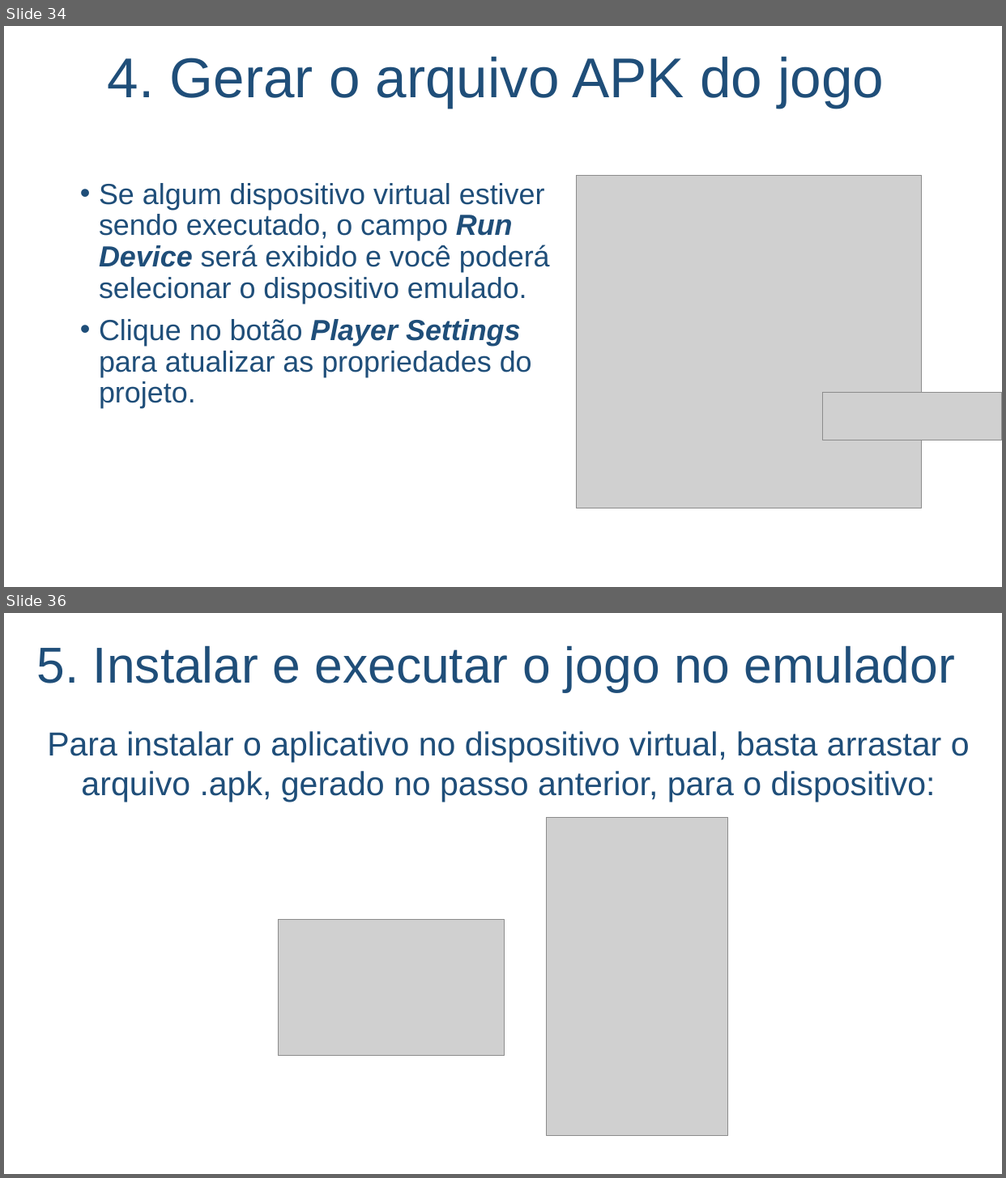
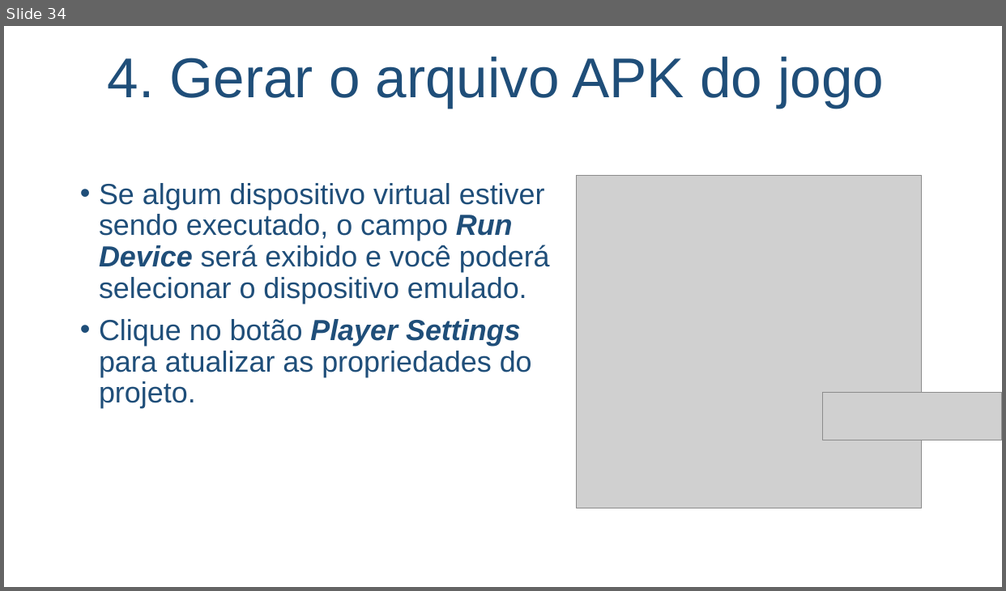
Before and after one commit to salmo-jr/public-slides, a slide deck: building-games-for-Android.pptx. Shown one above the other, each under a label of ours: slides 34 and 36 before the commit, slide 34 after it; the slides between them are not shown. The pictures are 1006x1178 and 1006x591 pixels, drawn with LibreOffice and Linux fonts; fonts in the diff are those of the drawing; grey boxes stand for pictures; background and template pictures are left out. Boxes give left, top, right and bottom in pixels: in the first picture for what was removed or moved away, otherwise in the second. Text is boxed around its words. In the diff, an @@ line names an element or a change of style, - is before the commit and + after.

Commit message:
atualização dos slides para 2019; inserção do slide de referências

```diff
--- a/building-games-for-Android.pptx
+++ b/building-games-for-Android.pptx
@@ slide 36 removed at box(4, 613, 1002, 1174), background picture (left out) @@
@@ title removed at box(37, 645, 955, 692) @@
-5. Instalar e executar o jogo no emulador
@@ text removed at box(47, 731, 970, 802) @@
-Para instalar o aplicativo no dispositivo virtual, basta arrastar o arquivo .apk, gerado no passo anterior, para o dispositivo:
@@ picture removed at box(547, 818, 729, 1136) @@
@@ picture removed at box(278, 919, 504, 1056) @@
```
Also in this commit, not shown: 2 slides changed, 2 slides added.
